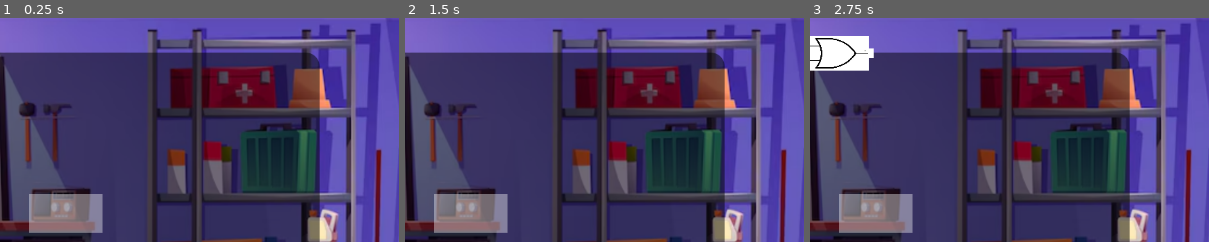
Above: before the commit, frames 1-3 (left to right).
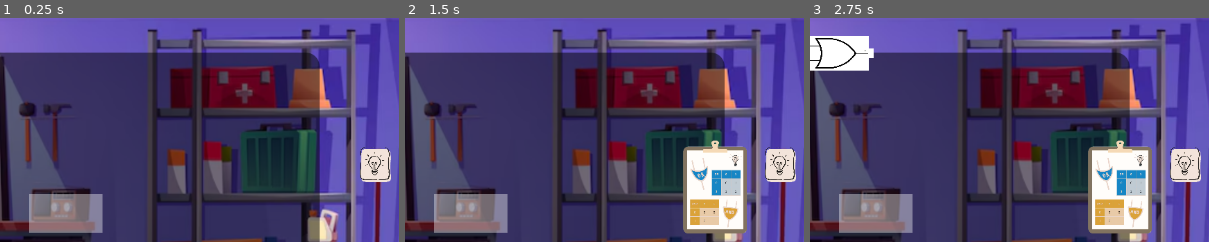
Above: after the commit, the same moments.

Repository: SvHu0511/MeDiDa
Game: Godot game, scene res://Szenen/main/main.tscn
Same seed, same stepped clock (60 frames per second), same inputs: the game is played once before the commit and once after it.
Inputs (mouse positions are % of the whole screen's width and height, from its top left):
- Up to frame 1 (0.25 s): no input
- Up to frame 2 (1.5 s): click (96, 42) at 0.52 s; click "AND" at 1.25 s
- Up to frame 3 (2.75 s): click "OR" at 2 s
The pictures show only the part of the screen within x 49-99%, y 8-57%; the shares and areas given below are measured in that part.

The runs differ from the first frame. In frame 1, 1.1% of the frame differs, in the area x 90-98%, y 57-74%; in frame 2, 7.4%, in the area x 69-98%, y 54-97%; in frame 3, 7.4%.

Commit message:
Cheatsheet inkl Button

Diff:
--- /dev/null
+++ b/Szenen/main/button_cheatsheet.gd
@@ -0,0 +1,15 @@
+extends TextureButton
+
+
+# Called when the node enters the scene tree for the first time.
+func _ready() -> void:
+	pass # Replace with function body.
+
+
+# Called every frame. 'delta' is the elapsed time since the previous frame.
+func _process(delta: float) -> void:
+	pass
+
+
+func _on_pressed():
+	get_node("../Cheatsheet").visible = !get_node("../Cheatsheet").visible
--- /dev/null
+++ b/Szenen/main/cheatsheet.gd
@@ -0,0 +1,15 @@
+extends TextureRect
+
+var dragging := false
+var drag_offset := Vector2.ZERO
+
+func _gui_input(event):
+	if event is InputEventMouseButton:
+		if event.button_index == MOUSE_BUTTON_LEFT:
+			dragging = event.pressed
+			if dragging:
+				drag_offset = get_global_mouse_position() - global_position
+
+func _process(_delta):
+	if dragging:
+		global_position = get_global_mouse_position() - drag_offset
--- a/Szenen/main/main.tscn
+++ b/Szenen/main/main.tscn
@@ -2,6 +2,10 @@
 
 [ext_resource type="PackedScene" uid="uid://23bn052jev1b" path="res://Szenen/board/level_background.tscn" id="1_wajws"]
 [ext_resource type="PackedScene" uid="uid://bx6ldv0hjipku" path="res://Szenen/board/gate_slot.tscn" id="3_0idqk"]
+[ext_resource type="Texture2D" uid="uid://d1884aiakmgc5" path="res://Assets/medida-symbol-cheatsheet.png" id="3_1b6ah"]
+[ext_resource type="Script" uid="uid://dstr8q3hhsfk6" path="res://Szenen/main/button_cheatsheet.gd" id="3_qgka3"]
+[ext_resource type="Texture2D" uid="uid://31qp07l7ybj7" path="res://Assets/medida-cheetsheet.png" id="4_1b6ah"]
+[ext_resource type="Script" uid="uid://cbkjgwwv2m8wk" path="res://Szenen/main/cheatsheet.gd" id="5_j67hw"]
 
 [node name="Main" type="Control" unique_id=1387783340]
 layout_mode = 3
@@ -23,3 +27,27 @@
 
 [node name="GateSlot3" parent="." unique_id=92493630 instance=ExtResource("3_0idqk")]
 position = Vector2(660, 331)
+
+[node name="ButtonCheatsheet" type="TextureButton" parent="." unique_id=1018834203]
+layout_mode = 0
+offset_left = 1078.0
+offset_top = 230.0
+offset_right = 2209.0
+offset_bottom = 1830.0
+scale = Vector2(0.05, 0.05)
+texture_normal = ExtResource("3_1b6ah")
+stretch_mode = 0
+script = ExtResource("3_qgka3")
+
+[node name="Cheatsheet" type="TextureRect" parent="." unique_id=78427446]
+visible = false
+layout_mode = 0
+offset_left = 918.00006
+offset_top = 177.00002
+offset_right = 2049.0
+offset_bottom = 1777.0
+scale = Vector2(0.15, 0.15)
+texture = ExtResource("4_1b6ah")
+script = ExtResource("5_j67hw")
+
+[connection signal="pressed" from="ButtonCheatsheet" to="ButtonCheatsheet" method="_on_pressed"]
Binary file added: Assets/medida-cheetsheet.png
Not shown, added: Assets/medida-cheetsheet.png.import
Binary file added: Assets/medida-symbol-cheatsheet.png
Not shown, added: Assets/medida-symbol-cheatsheet.png.import
Not shown, added: Szenen/main/button_cheatsheet.gd.uid
Not shown, added: Szenen/main/cheatsheet.gd.uid
